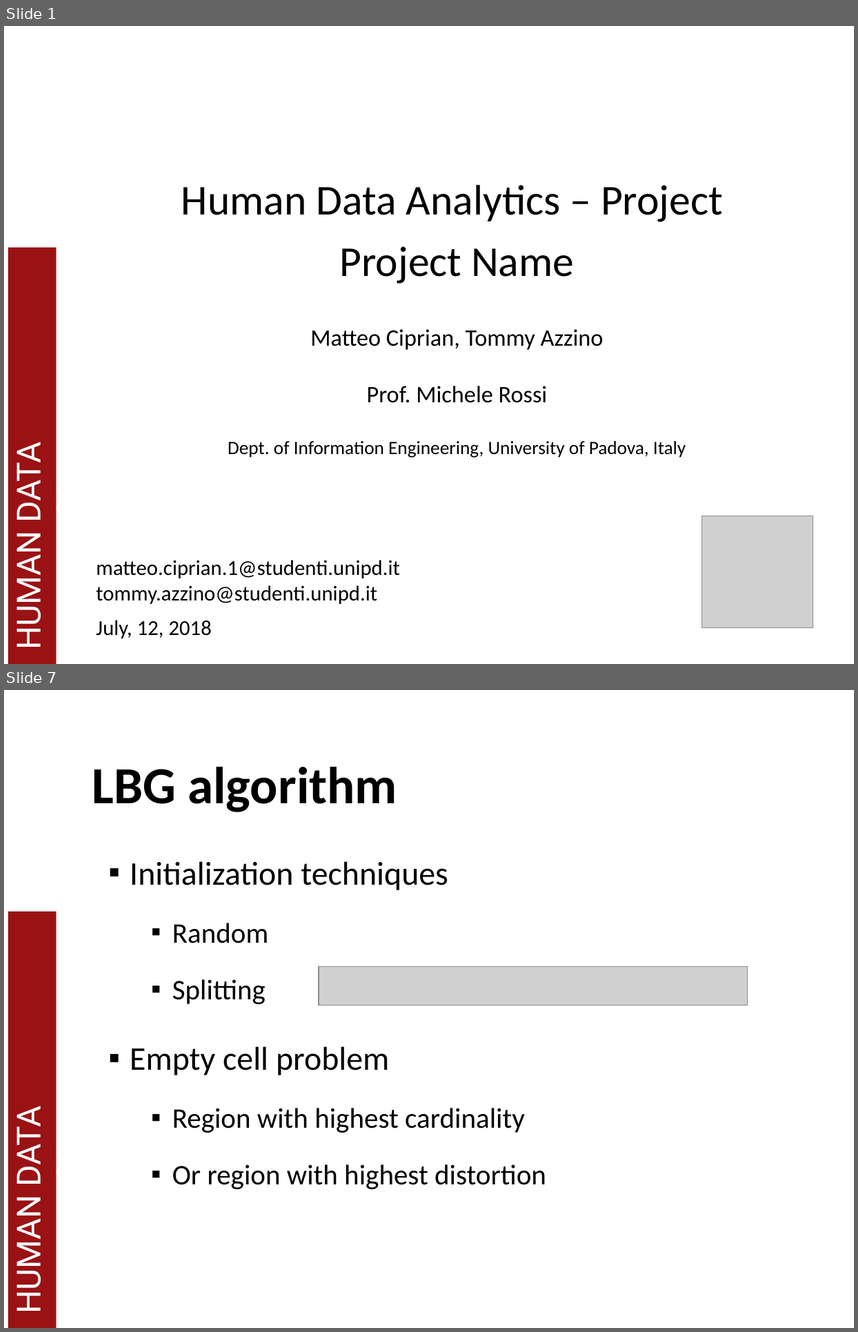
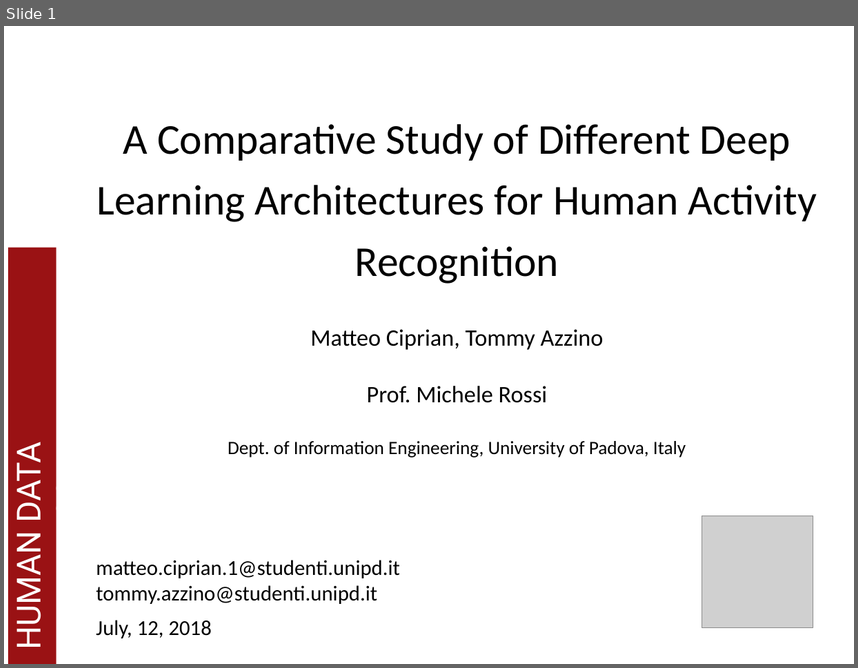
Before and after one commit to MatCip/HDA_project, a slide deck: slides_hda_project.pptx. Shown one above the other, each under a label of ours: slides 1 and 7 before the commit, slide 1 after it; the slides between them are not shown. The pictures are 858x1332 and 858x668 pixels, drawn with LibreOffice and Linux fonts; fonts in the diff are those of the drawing; grey boxes stand for pictures; background and template pictures are left out. Boxes give left, top, right and bottom in pixels: in the first picture for what was removed or moved away, otherwise in the second. Text is boxed around its words. In the diff, an @@ line names an element or a change of style, - is before the commit and + after.

```diff
--- a/slides_hda_project.pptx
+++ b/slides_hda_project.pptx
@@ slide 7 removed at [4, 690, 854, 1328], background #FFFFFF; not listed: 2 template elements that a slide beside it also shows @@
@@ title removed at [92, 767, 397, 812] @@
-LBG algorithm
@@ text removed at [130, 861, 546, 1189] @@
-▪ Initialization techniques
-  ▪ Random
-  ▪ Splitting
-▪ Empty cell problem
-  ▪ Region with highest cardinality
-  ▪ Or region with highest distortion
@@ picture removed at [319, 966, 747, 1005] @@
@@ slide 1 changed as well @@
@@ title at [96, 124, 817, 283]: text changed @@
-Human Data Analytics – Project
-Project Name
+A Comparative Study of Different Deep Learning Architectures for Human Activity Recognition
```
Also in this commit, not shown: 2 other slides changed, 15 slides added, 11 other slides removed, 2 other files.
